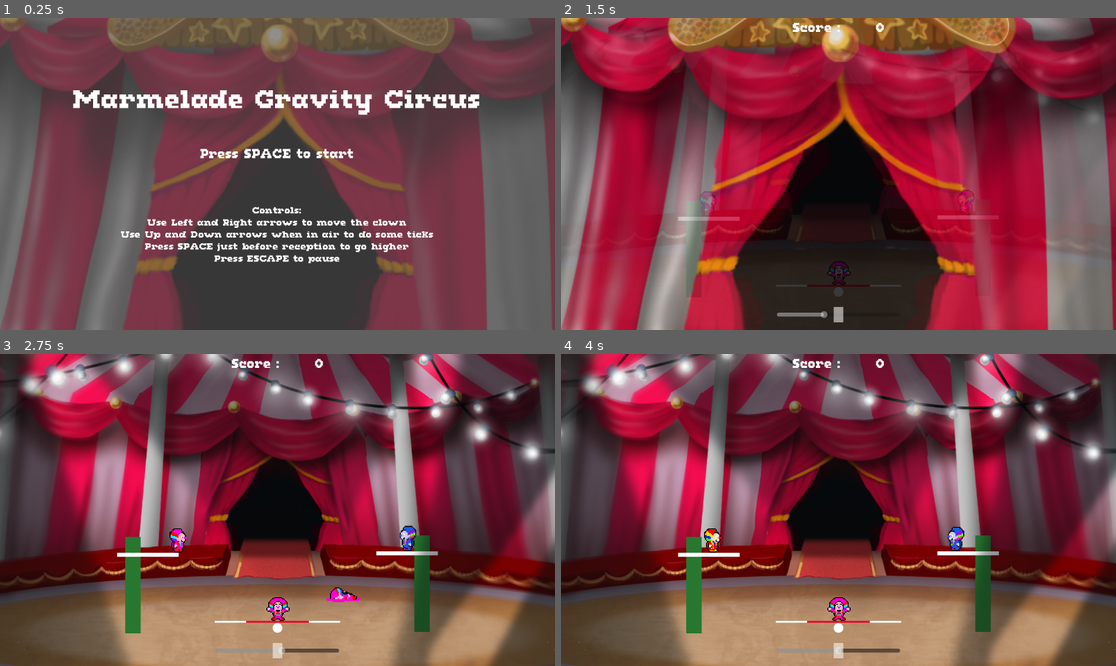
Above: before the commit, frames 1-4 (two rows, left to right).
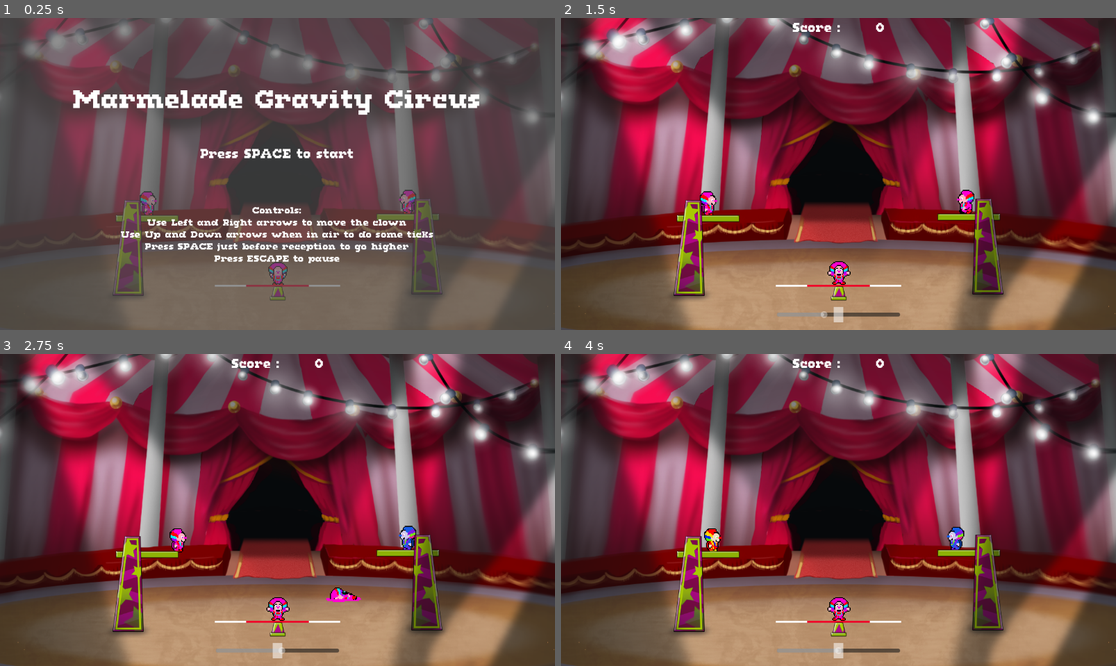
Above: after the commit, the same moments.

Repository: JonqsGames/CircusMarmelade
Game: Godot game, scene res://game.tscn
The game is run twice, just before and just after one commit, with the same random seed, the same clock (stepped at 60 frames per second) and the same inputs.
Inputs:
- Up to frame 1 (0.25 s): no input
- Up to frame 2 (1.5 s): tap Space (action) at 0.5, 0.6, 1.25 s; hold Right (right) 0.53-1.28 s; hold Left (left) from 1.28 s (still down); tap Down (rotate_negative) at 1.35 s
- Up to frame 3 (2.75 s): release Left (left) at 2.03 s; hold Right (right) from 2.03 s (still down); hold Up (rotate_positive) from 2.03 s (still down)
- Up to frame 4 (4 s): release Up (rotate_positive) at 2.78 s; tap Space (action) at 2.85 s; release Right (right) at 3.53 s; hold Left (left) from 3.53 s (still down); hold Down (rotate_negative) from 3.53 s (still down)

The runs differ from the first frame. In frame 1, 70% of the frame differs, in the area x 0-100%, y 0-100%; in frame 2, 90%; in frame 3, 3.2%; in frame 4, 3.2%.

Commit message:
Add asset for balance and plot

Diff:
--- a/entities/Character.gd
+++ b/entities/Character.gd
@@ -34,8 +34,8 @@
 			$AnimationTree["parameters/playback"].travel("Figure")
 			score += 100.0
 			r_value_score -= sign(r_value_score)
-		else:
-			print(r_value_score)
+		#else:
+			#print(r_value_score)
 
 @export var status = Status.PREPARING :
 	set(value):
@@ -51,14 +51,15 @@
 				$AudioStreamPlayer2D.play()
 			self.position = Vector2(0.0,-40.0)
 		elif value == Status.FALLING:
-			ScoreManager.remove_point(score)
+			if status == Status.PILED:
+				ScoreManager.remove_point(score)
 			self.set_collision_mask_value(2,false)
 			self.reparent($/root/Game)
 			for c in self.get_children():
 				if c is Character:
 					c.status = Status.FALLING
 		status = value
-		print("Character change status to %s" % Status.keys()[status])
+		#print("Character change status to %s" % Status.keys()[status])
 
 
 @export var left_side = false
--- a/entities/Spawner.gd
+++ b/entities/Spawner.gd
@@ -8,6 +8,7 @@
 	if left_side:
 		for c in self.get_children():
 			c.position.x = -c.position.x
+	$Sprite2D.flip_h = !left_side
 	self.spawn()
 
 func spawn():
--- a/entities/spawner.tscn
+++ b/entities/spawner.tscn
@@ -1,6 +1,7 @@
-[gd_scene load_steps=6 format=3 uid="uid://bkfqlew2irmva"]
+[gd_scene load_steps=7 format=3 uid="uid://bkfqlew2irmva"]
 
 [ext_resource type="Script" path="res://entities/Spawner.gd" id="1_urrqt"]
+[ext_resource type="Texture2D" uid="uid://cbk4ybbnaymae" path="res://img/plongeoire.png" id="2_pt5mf"]
 
 [sub_resource type="RectangleShape2D" id="RectangleShape2D_paxhl"]
 size = Vector2(32, 200)
@@ -26,6 +27,7 @@
 shape = SubResource("RectangleShape2D_paxhl")
 
 [node name="Mesh" type="MeshInstance2D" parent="Pole"]
+visible = false
 modulate = Color(0.158491, 0.466282, 0.187264, 1)
 mesh = SubResource("BoxMesh_mii6f")
 
@@ -39,4 +41,11 @@
 shape = SubResource("RectangleShape2D_fqorq")
 
 [node name="Mesh" type="MeshInstance2D" parent="Board"]
+visible = false
 mesh = SubResource("BoxMesh_x1ays")
+
+[node name="Sprite2D" type="Sprite2D" parent="."]
+texture_filter = 1
+position = Vector2(-22, -104)
+texture = ExtResource("2_pt5mf")
+flip_h = true
--- a/game.tscn
+++ b/game.tscn
@@ -13,6 +13,7 @@
 [ext_resource type="Texture2D" uid="uid://j4kjpfumtdyh" path="res://img/circus_open_light.png" id="5_lgy85"]
 [ext_resource type="Script" path="res://BounceBar.gd" id="6_fxx7k"]
 [ext_resource type="Script" path="res://ScoreContainer.gd" id="7_8p4h6"]
+[ext_resource type="Texture2D" uid="uid://cvb0m8hxsv6kb" path="res://img/balancoire.png" id="10_7g2tx"]
 
 [sub_resource type="SphereMesh" id="SphereMesh_4adld"]
 radius = 10.0
@@ -316,6 +317,7 @@
 texture = ExtResource("5_lgy85")
 
 [node name="CircusCover" type="Sprite2D" parent="WorldBackground"]
+visible = false
 top_level = true
 z_index = 200
 position = Vector2(38.5, -466.25)
@@ -335,6 +337,7 @@
 position = Vector2(0, -14)
 
 [node name="Circle" type="MeshInstance2D" parent="Balance"]
+visible = false
 position = Vector2(0, 3)
 mesh = SubResource("SphereMesh_4adld")
 
@@ -361,6 +364,11 @@
 
 [node name="CollisionShape2D" type="CollisionShape2D" parent="Balance/Plank/MiddlePlank"]
 shape = SubResource("RectangleShape2D_e57qh")
+
+[node name="Sprite2D" type="Sprite2D" parent="Balance"]
+texture_filter = 1
+position = Vector2(-1, -28)
+texture = ExtResource("10_7g2tx")
 
 [node name="Floor" type="StaticBody2D" parent="."]
 
Not shown: 1 places in game.tscn that only renumber resources
Binary file added: img/balancoire.png
Not shown, added: img/balancoire.png.import
Binary file added: img/plongeoire.png
Not shown, added: img/plongeoire.png.import
Not shown, changed: docs/index.html
Not shown, changed: docs/index.pck
